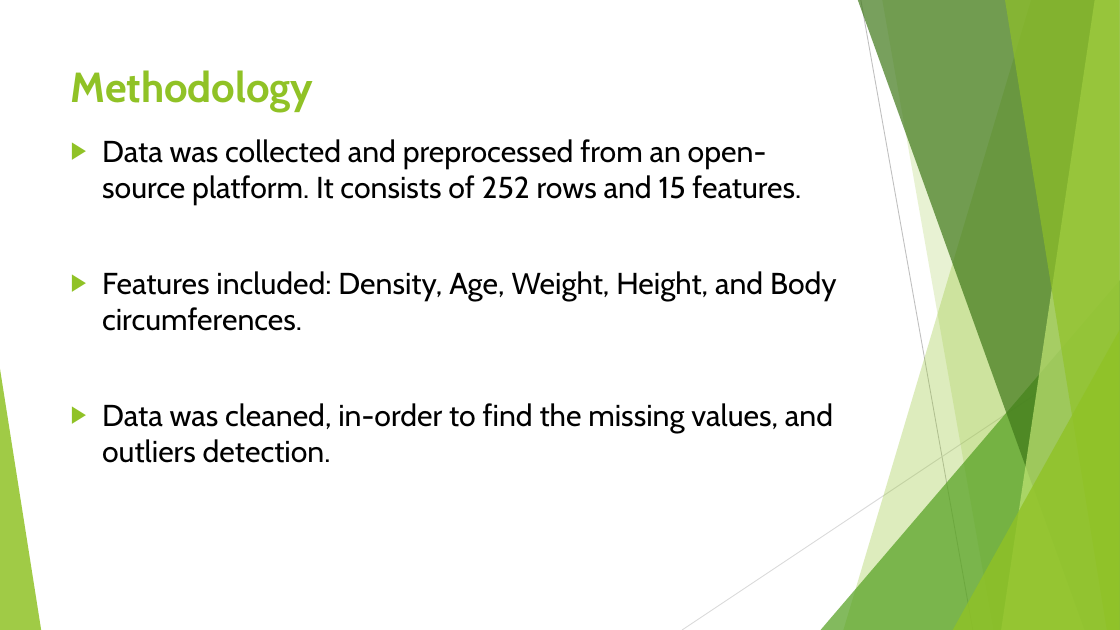
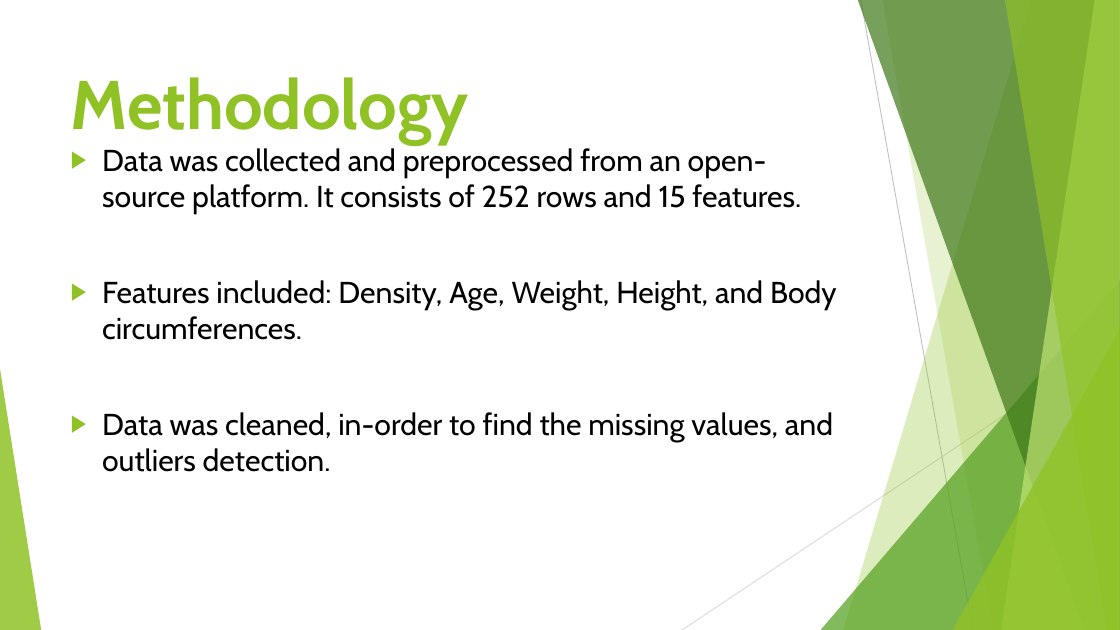
Before and after one commit to AbdulJaleel61/BODYFAT_PREDICTION, a slide deck: slide 6 of Presentation1.pptx (slide 4 before the commit). Drawn at 1120x630 pixels with LibreOffice and Linux fonts; fonts in the diff are those of the drawing. Boxes give left, top, right and bottom in pixels: in the first picture for what was removed or moved away, otherwise in the second. Text is boxed around its words. In the diff, an @@ line names an element or a change of style, - is before the commit and + after.

```diff
--- a/Presentation1.pptx
+++ b/Presentation1.pptx
@@ title "Methodology" at [71, 77, 469, 145]: size 36 to 59 pt @@
@@ text "Data was collected and preprocessed ...": place and size @@
-text "Data was collected and preprocessed ..." at [102, 139, 837, 463]
+text "Data was collected and preprocessed ..." at [102, 145, 837, 472]
```
Also in this commit, not shown: 12 other slides changed, 4 slides added, 1 slide removed, 3 other files.
